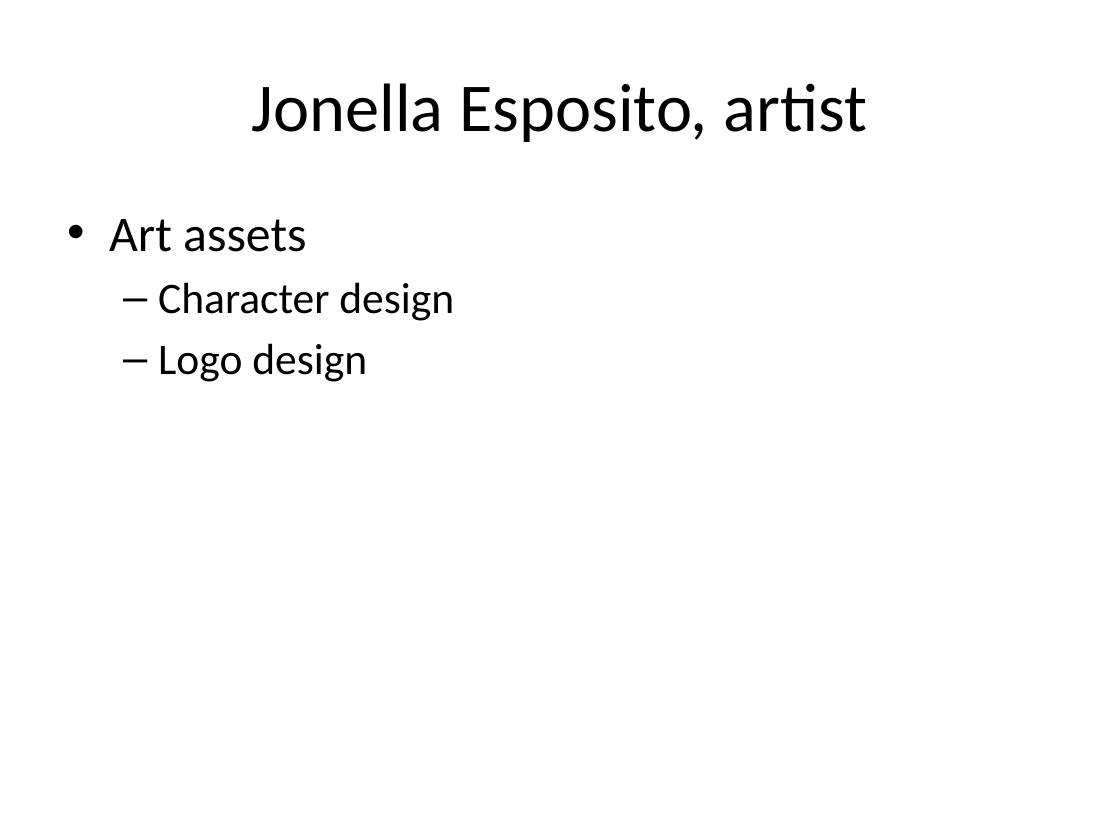
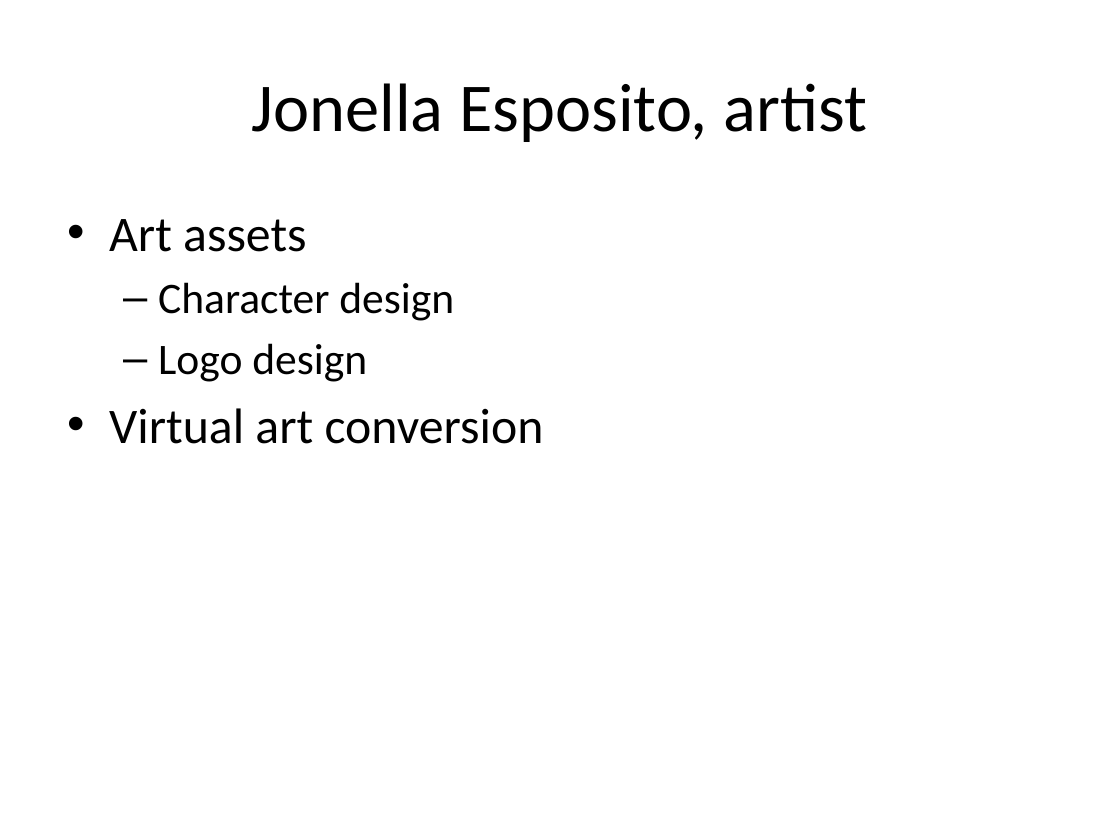
Before and after one commit to Jeemie/Ayee, a slide deck: slide 6 of WPIn Love, Status Update.pptx. Drawn at 1120x840 pixels with LibreOffice and Linux fonts; fonts in the diff are those of the drawing; background and template pictures are left out. Boxes give left, top, right and bottom in pixels: in the first picture for what was removed or moved away, otherwise in the second. Text is boxed around its words. In the diff, an @@ line names an element or a change of style, - is before the commit and + after.

```diff
--- a/WPIn Love, Status Update.pptx
+++ b/WPIn Love, Status Update.pptx
@@ text at box(109, 408, 544, 444): paragraph added @@
+• Virtual art conversion
```
Also in this commit, not shown: 2 other slides changed.
